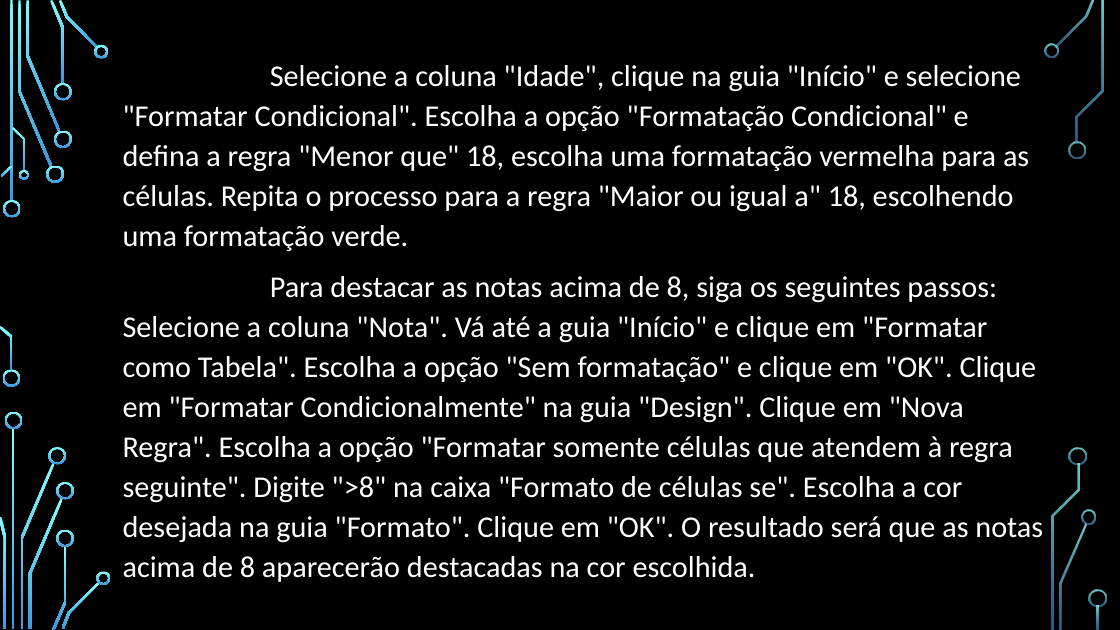
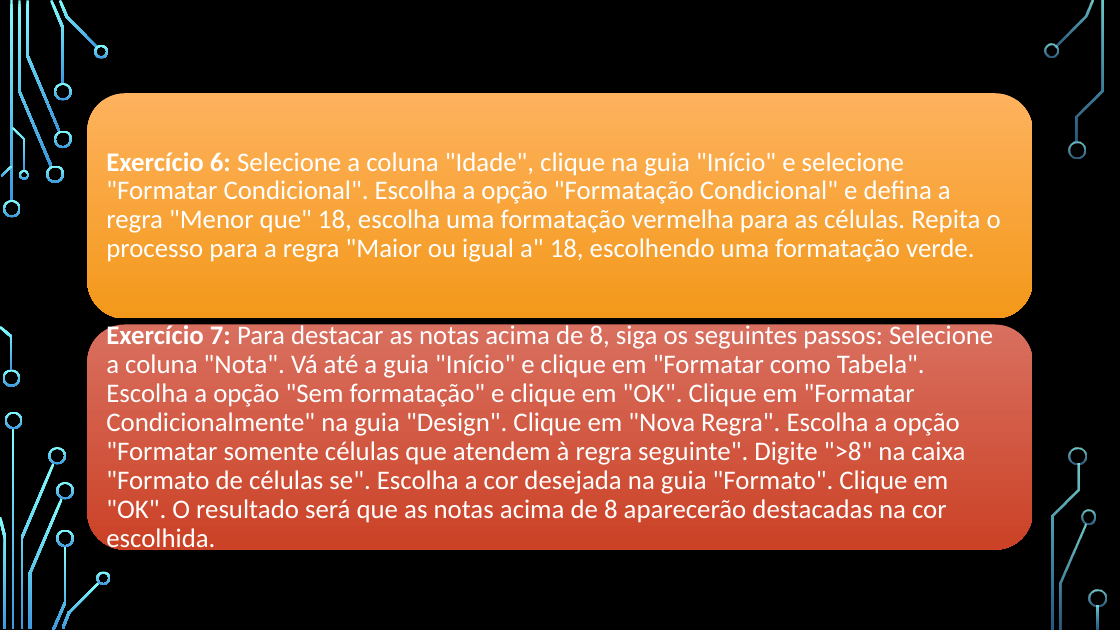
Before and after one commit to VitorKaviski/Curso_Kaviski_Excel_Basico_ao_Avancado, a slide deck: slide 33 of Curso Excel/Básico/Aula 1/Aula 1 - Excel/Curso Excel - Básico - Modelo Slides 1.pptx. Drawn at 1120x630 pixels with LibreOffice and Linux fonts; fonts in the diff are those of the drawing; background and template pictures are left out. Boxes give left, top, right and bottom in pixels: in the first picture for what was removed or moved away, otherwise in the second. Text is boxed around its words. In the diff, an @@ line names an element or a change of style, - is before the commit and + after.

```diff
--- a/Curso Excel/Básico/Aula 1/Aula 1 - Excel/Curso Excel - Básico - Modelo Slides 1.pptx
+++ b/Curso Excel/Básico/Aula 1/Aula 1 - Excel/Curso Excel - Básico - Modelo Slides 1.pptx
@@ text at [123, 65, 1029, 251]: paragraph removed @@
-Exercício 6: Selecione a coluna "Idade", clique na guia "Início" e selecione "Formatar Condicional". Escolha a opção "Formatação Condicional" e defina a regra "Menor que" 18, escolha uma formatação vermelha para as células. Repita o processo para a regra "Maior ou igual a" 18, escolhendo uma formatação verde.
@@ rounded rectangle added at [87, 93, 1033, 318], fill gradient #FEB35D to #F3981B @@
@@ text added at [106, 152, 1001, 262], 23 pt, text #FFFFFF @@
+Exercício 6: Selecione a coluna "Idade", clique na guia "Início" e selecione "Formatar Condicional". Escolha a opção "Formatação Condicional" e defina a regra "Menor que" 18, escolha uma formatação vermelha para as células. Repita o processo para a regra "Maior ou igual a" 18, escolhendo uma formatação verde.
@@ rounded rectangle added at [87, 324, 1033, 549], fill gradient #DA705F to #CB4226 @@
@@ text "Exercício 7: Para destacar as ...": place and size @@
-text "Exercício 7: Para destacar as ..." at [123, 65, 1043, 582]
+text "Exercício 7: Para destacar as ..." at [106, 322, 993, 554]
@@ text "Exercício 7: Para destacar as ..." at [106, 322, 993, 554]: size 25.9 to 23 pt; text colour #000000 to #FFFFFF in "Exercício 7:"; line spacing 1.1 to 0.9; less space between paragraphs; vertical alignment top to middle @@
```
Also in this commit, not shown: 5 other slides changed, 4 other files.
